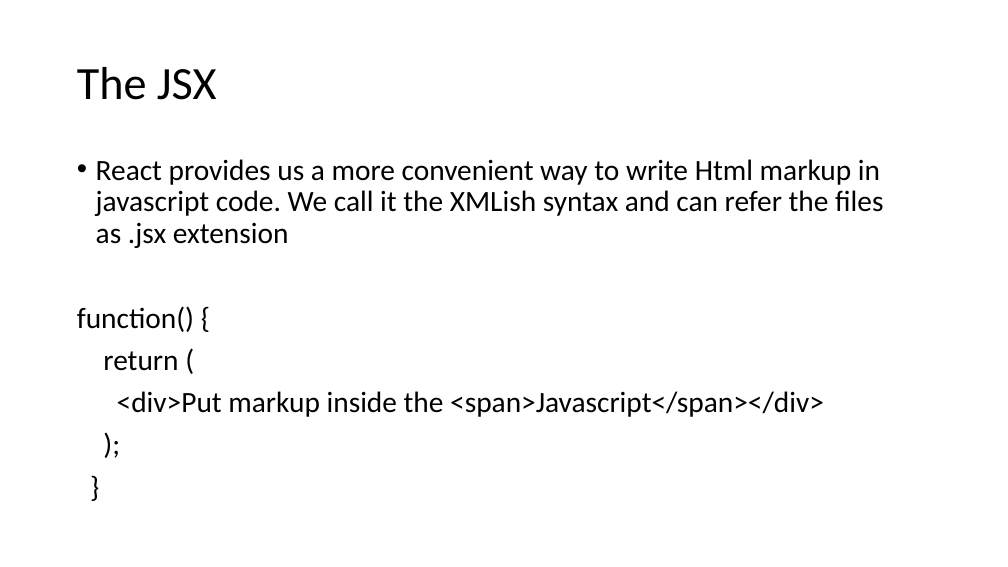
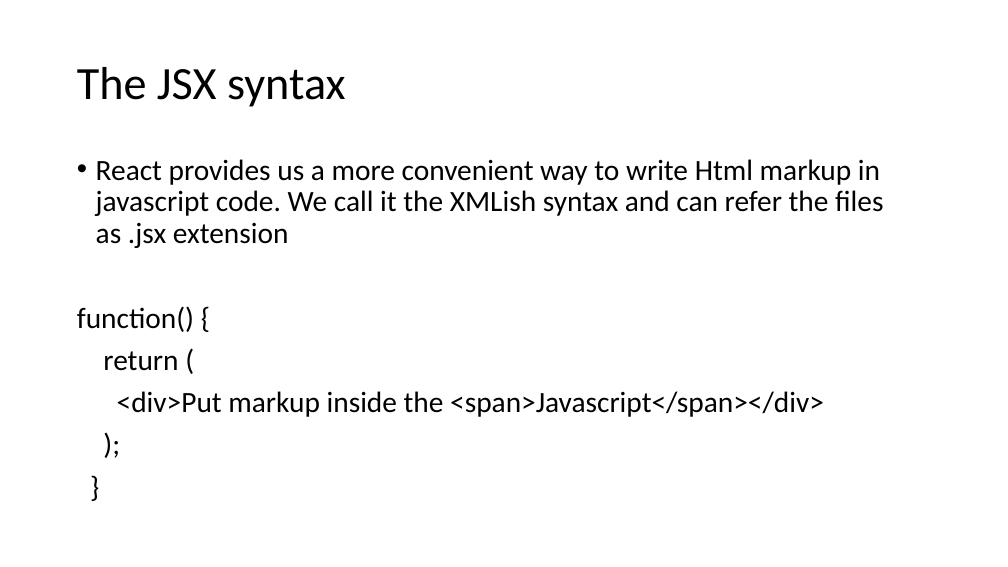
Before and after one commit to awahab29/samplealt, a slide deck: slide 24 of React.pptx. Drawn at 1008x567 pixels with LibreOffice and Linux fonts; fonts in the diff are those of the drawing. Boxes give left, top, right and bottom in pixels: in the first picture for what was removed or moved away, otherwise in the second. Text is boxed around its words. In the diff, an @@ line names an element or a change of style, - is before the commit and + after.

```diff
--- a/React.pptx
+++ b/React.pptx
@@ title at box(77, 67, 346, 107): text changed @@
-The JSX
+The JSX syntax
```
Also in this commit, not shown: 5 other slides changed, 7 slides added, 1 slide removed.
